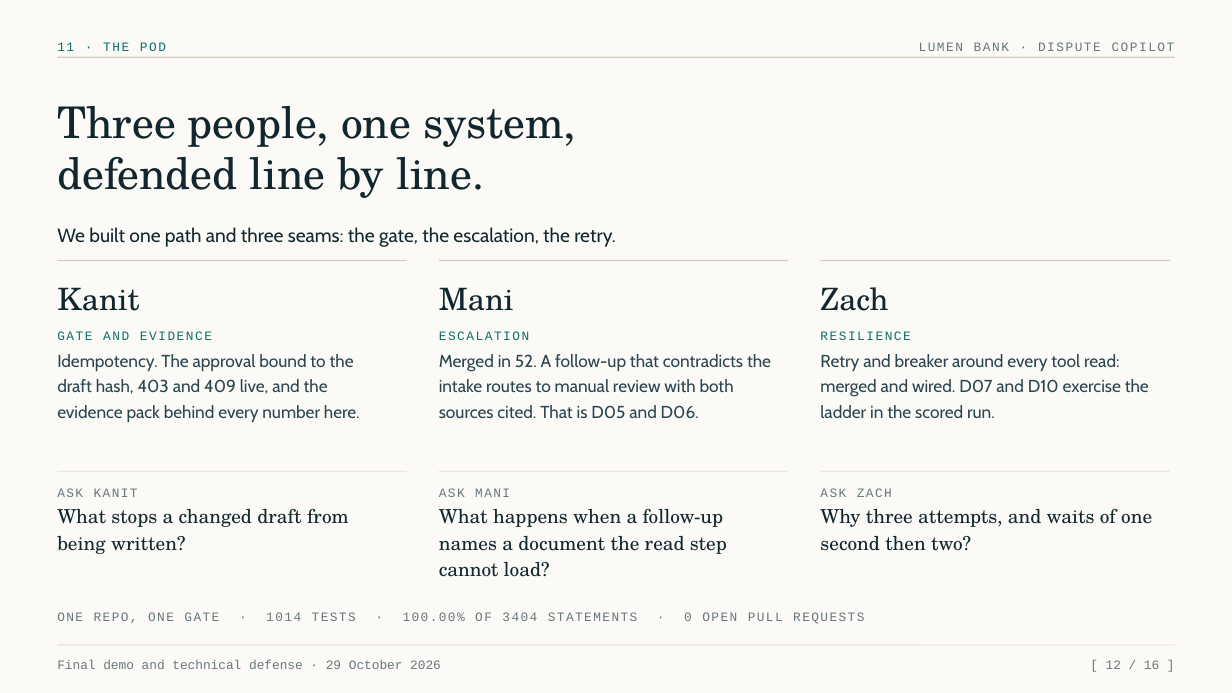
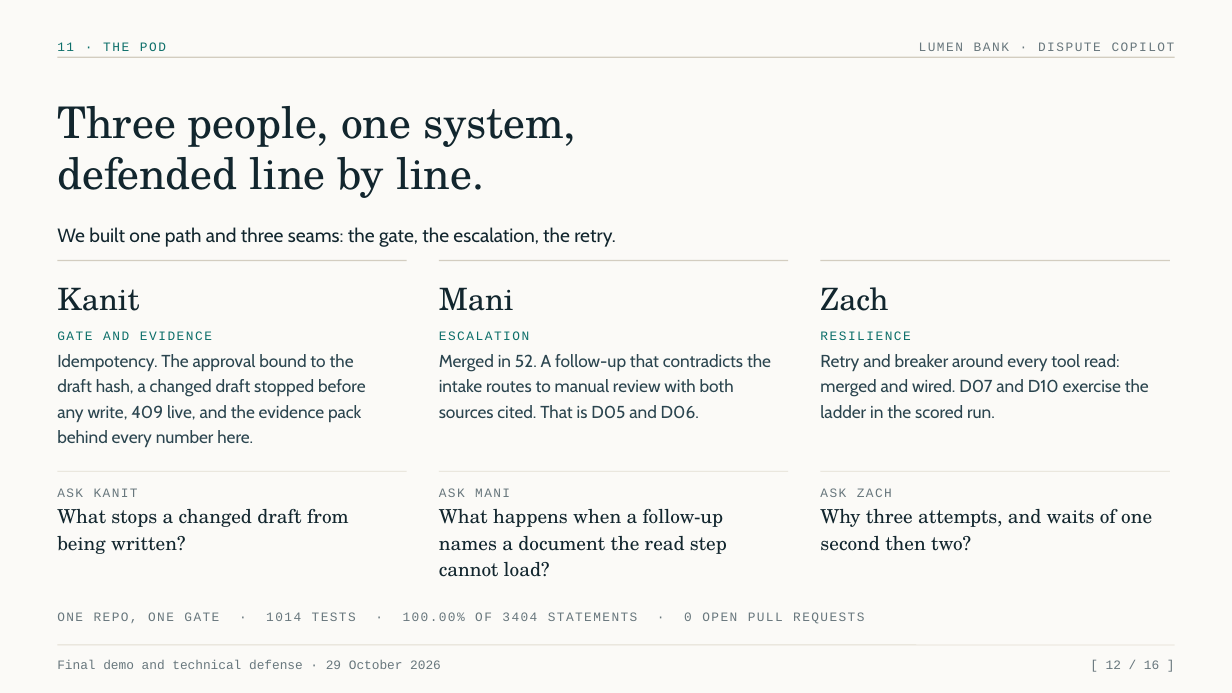
Before and after one commit to ManikandanCoforge/Credit_Card_Dispute, a slide deck: slide 12 of docs/deck/out/lumen-dispute-copilot-2026-10-29.pptx. Drawn at 1232x693 pixels with LibreOffice and Linux fonts; fonts in the diff are those of the drawing. Boxes give left, top, right and bottom in pixels: in the first picture for what was removed or moved away, otherwise in the second. Text is boxed around its words. In the diff, an @@ line names an element or a change of style, - is before the commit and + after.

Commit message:
[COF-48] Rebuild the deck from the refused-write source

```diff
--- a/docs/deck/out/lumen-dispute-copilot-2026-10-29.pptx
+++ b/docs/deck/out/lumen-dispute-copilot-2026-10-29.pptx
@@ text at (x1=57, y1=354, x2=366, y2=447): text changed @@
-Idempotency. The approval bound to the draft hash, 403 and 409 live, and the evidence pack behind every number here.
+Idempotency. The approval bound to the draft hash, a changed draft stopped before any write, 409 live, and the evidence pack behind every number here.
```
Also in this commit, not shown: 4 other slides changed, 2 other files.
